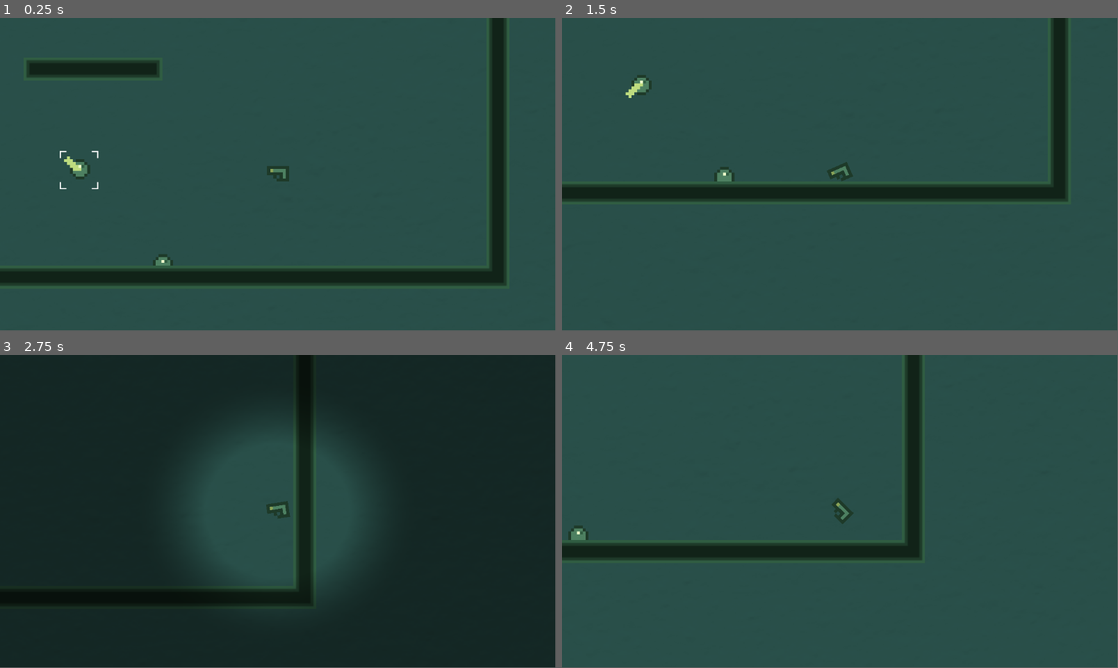
Above: before the commit, frames 1-4 (two rows, left to right).
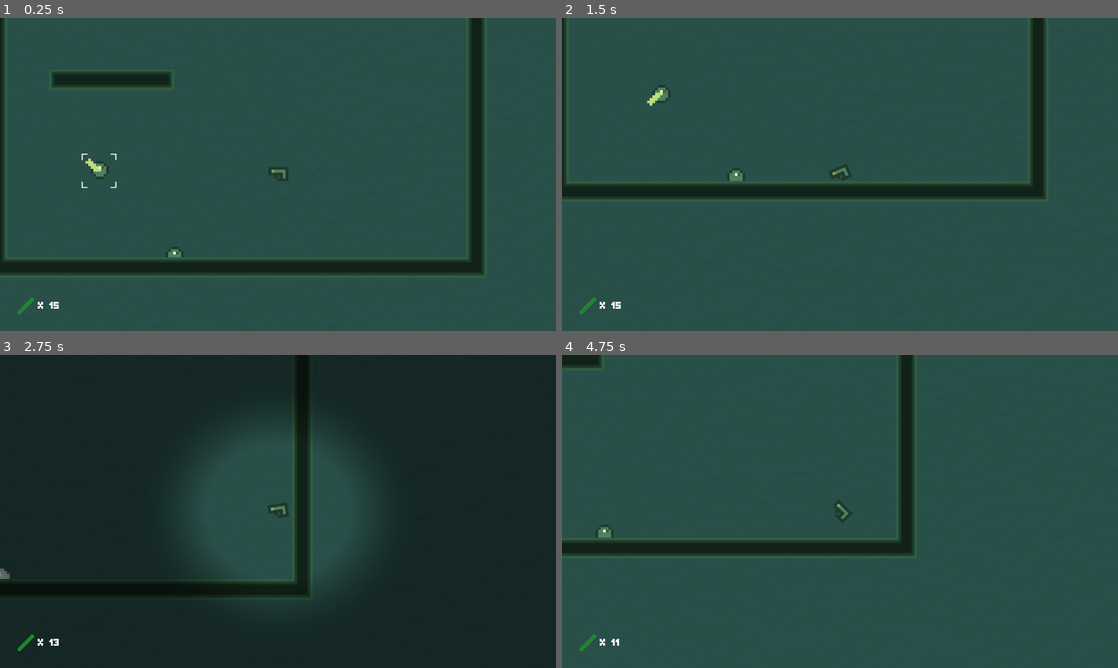
Above: after the commit, the same moments.

Repository: 20akshay00/GMTK2023
Game: Godot game, scene res://level.tscn
Same seed, same stepped clock (60 frames per second), same inputs: the game is played once before the commit and once after it.
Inputs:
- Up to frame 1 (0.25 s): no input
- Up to frame 2 (1.5 s): hold A (rotate_ccw) 0.53-1.28 s; tap W (hop) at 0.77 s; tap D (rotate_cw) at 0.8, 1.35 s
- Up to frame 3 (2.75 s): tap W (hop) at 1.52 s; tap S (shoot) at 1.55, 2.1 s; hold A (rotate_ccw) from 2.03 s (still down)
- Up to frame 4 (4.75 s): release A (rotate_ccw) at 2.78 s; tap A (rotate_ccw) at 2.85, 4.55 s; tap W (hop) at 3.02, 3.77, 4.52 s; tap D (rotate_cw) at 3.05 s; hold D (rotate_cw) 3.53-4.28 s; tap S (shoot) at 3.8, 4.35 s
The window is 799x449 before the commit and 800x450 after it. Grey fills any space a smaller window leaves; there, only what the larger window draws over its background counts as a difference.

The runs differ from the first frame. In frame 1, 13% of the frame differs, in the area x 0-92%, y 0-95%; in frame 2, 5.0%; in frame 3, 2.3%; in frame 4, 3.8%.

Commit message:
add ammo counter

Diff:
--- /dev/null
+++ b/Fonts/new_font_variation.tres
@@ -0,0 +1,6 @@
+[gd_resource type="FontVariation" load_steps=2 format=3 uid="uid://ctir420t3fcuc"]
+
+[ext_resource type="FontFile" uid="uid://c3rrj8p3uj5dw" path="res://Fonts/L3B.T3.ttf" id="1_qxed8"]
+
+[resource]
+base_font = ExtResource("1_qxed8")
--- /dev/null
+++ b/Globals/globals.gd
@@ -0,0 +1,3 @@
+extends Node
+
+var ammo : int = 15
--- /dev/null
+++ b/SlowMoCanvas.gd
@@ -0,0 +1,16 @@
+extends CanvasLayer
+
+@onready var slowmofilter = $SlowMoFilter
+
+# Called when the node enters the scene tree for the first time.
+func _ready() -> void:
+	slowmofilter.material.set_shader_parameter("fade", 1.)
+	pass
+
+# Called every frame. 'delta' is the elapsed time since the previous frame.
+func _process(_delta: float) -> void:
+	pass
+
+func slowmo_effect(duration : float, val : float) -> void:
+	var tween = get_tree().create_tween()
+	tween.tween_property(slowmofilter, "material:shader_parameter/fade", val, duration)
--- a/UI.gd
+++ b/UI.gd
@@ -1,16 +1,9 @@
 extends CanvasLayer
 
-@onready var slowmofilter = $SlowMoFilter
+@onready var laser_label = $LaserCounter/VBoxContainer/Label
+# Called when the node enters the scene tree for the first time.
+func update_laser_text() -> void:
+	laser_label.text = str("x ", Globals.ammo)
 
-# Called when the node enters the scene tree for the first time.
-func _ready() -> void:
-	slowmofilter.material.set_shader_parameter("fade", 1.)
-	pass
-
-# Called every frame. 'delta' is the elapsed time since the previous frame.
-func _process(_delta: float) -> void:
-	pass
-
-func slowmo_effect(duration : float, val : float) -> void:
-	var tween = get_tree().create_tween()
-	tween.tween_property(slowmofilter, "material:shader_parameter/fade", val, duration)
+func _on_gun_ammo_changed() -> void:
+	update_laser_text()
--- a/crawling_enemy.tscn
+++ b/crawling_enemy.tscn
@@ -10,7 +10,7 @@
 
 [sub_resource type="ShaderMaterial" id="ShaderMaterial_w1xc0"]
 shader = ExtResource("2_34pe6")
-shader_parameter/mix_value = null
+shader_parameter/mix_value = 0.0
 
 [sub_resource type="AtlasTexture" id="AtlasTexture_hi7t3"]
 atlas = ExtResource("2_8oyvp")
--- a/enemy.tscn
+++ b/enemy.tscn
@@ -6,7 +6,7 @@
 
 [sub_resource type="ShaderMaterial" id="ShaderMaterial_4656f"]
 shader = ExtResource("1_71sqr")
-shader_parameter/mix_value = null
+shader_parameter/mix_value = 0.0
 
 [sub_resource type="ShaderMaterial" id="ShaderMaterial_xfb58"]
 shader = ExtResource("1_71sqr")
--- a/gun.gd
+++ b/gun.gd
@@ -1,4 +1,6 @@
 extends RigidBody2D
+
+signal ammo_changed
 
 @export var recoil_strength : float = 1000.
 @export var rotation_strength_low : float = 100.
@@ -8,8 +10,6 @@
 
 @export var audio_speed_high : float = 1.
 @export var audio_speed_low : float = 0.8
-
-@export var ammo : int = 15
 
 @onready var bullet = $Bullet
 
@@ -23,10 +23,11 @@
 
 # Called every frame. 'delta' is the elapsed time since the previous frame.
 func _process(_delta: float) -> void:
-	if Input.is_action_just_pressed("shoot") and can_shoot and ammo > 0:
+	if Input.is_action_just_pressed("shoot") and can_shoot and Globals.ammo > 0:
 		apply_central_impulse(Vector2(cos(rotation), sin(rotation)) * recoil_strength)
 		bullet.shoot()
-		ammo -= 1
+		Globals.ammo -= 1
+		ammo_changed.emit()
 		can_shoot = false
 		$ShootTimer.start()
 		$ShootSFX.play()
@@ -45,13 +46,13 @@
 	if (Input.is_action_just_pressed("rotate_ccw") or Input.is_action_just_pressed("rotate_cw")) and not is_touching:
 		Engine.time_scale = 0.2
 		rotation_strength = rotation_strength_low
-		$Camera2D/UI.slowmo_effect(0.15, 0.5)
+		$Camera2D/SlowMoCanvas.slowmo_effect(0.15, 0.5)
 		AudioServer.playback_speed_scale = audio_speed_low
 
 	elif Input.is_action_just_released("rotate_ccw") or Input.is_action_just_released("rotate_cw"):
 		Engine.time_scale = 1.0
 		rotation_strength = rotation_strength_high
-		$Camera2D/UI.slowmo_effect(0.3, 1.)
+		$Camera2D/SlowMoCanvas.slowmo_effect(0.3, 1.)
 		AudioServer.playback_speed_scale = audio_speed_high
 
 func _on_body_entered(body: Node) -> void:
--- a/level.gd
+++ b/level.gd
@@ -1,6 +1,4 @@
 extends Node2D
-
-@onready var label = $Label
 
 # Called when the node enters the scene tree for the first time.
 func _ready() -> void:
--- a/level.tscn
+++ b/level.tscn
@@ -1,14 +1,16 @@
-[gd_scene load_steps=13 format=3 uid="uid://dg0n1c2tpuvms"]
+[gd_scene load_steps=15 format=3 uid="uid://c0oeekfje51vb"]
 
 [ext_resource type="PackedScene" uid="uid://ccgt7cs60865p" path="res://gun.tscn" id="1_sgjly"]
 [ext_resource type="Script" path="res://level.gd" id="1_sv2tl"]
 [ext_resource type="Texture2D" uid="uid://c4272ejrgdxi" path="res://Art/bg.jpg" id="2_d88qy"]
-[ext_resource type="Script" path="res://UI.gd" id="3_dv07e"]
 [ext_resource type="Shader" path="res://slowmo.gdshader" id="3_wes4q"]
+[ext_resource type="Script" path="res://SlowMoCanvas.gd" id="4_ky6pg"]
 [ext_resource type="PackedScene" uid="uid://cenvnrt1p4eco" path="res://flying_enemy.tscn" id="6_x8tpr"]
 [ext_resource type="Texture2D" uid="uid://cr67pbagmjvei" path="res://Art/walls_light.png" id="7_8vn1y"]
 [ext_resource type="PackedScene" uid="uid://bspic37rnvsif" path="res://crawling_enemy.tscn" id="7_y6jxb"]
 [ext_resource type="AudioStream" uid="uid://di12qpxu8thhx" path="res://Sounds/idle_theme.wav" id="8_bl6mx"]
+[ext_resource type="Script" path="res://UI.gd" id="10_8yhhq"]
+[ext_resource type="Texture2D" uid="uid://bvda5t32skqh2" path="res://Art/laser.png" id="10_60igf"]
 
 [sub_resource type="ShaderMaterial" id="ShaderMaterial_med6d"]
 shader = ExtResource("3_wes4q")
@@ -233,10 +235,10 @@
 [node name="Camera2D" type="Camera2D" parent="Gun"]
 metadata/_edit_group_ = true
 
-[node name="UI" type="CanvasLayer" parent="Gun/Camera2D"]
-script = ExtResource("3_dv07e")
-
-[node name="SlowMoFilter" type="ColorRect" parent="Gun/Camera2D/UI"]
+[node name="SlowMoCanvas" type="CanvasLayer" parent="Gun/Camera2D"]
+script = ExtResource("4_ky6pg")
+
+[node name="SlowMoFilter" type="ColorRect" parent="Gun/Camera2D/SlowMoCanvas"]
 material = SubResource("ShaderMaterial_med6d")
 anchors_preset = 15
 anchor_right = 1.0
@@ -261,3 +263,38 @@
 
 [node name="BackgroundMusic" type="AudioStreamPlayer2D" parent="."]
 stream = ExtResource("8_bl6mx")
+
+[node name="UI" type="CanvasLayer" parent="."]
+script = ExtResource("10_8yhhq")
+
+[node name="LaserCounter" type="Control" parent="UI"]
+layout_mode = 3
+anchor_left = 0.03
+anchor_top = 0.888
+anchor_right = 0.095
+anchor_bottom = 0.95
+offset_top = 0.175903
+offset_right = -0.320015
+grow_vertical = 0
+
+[node name="VBoxContainer" type="HBoxContainer" parent="UI/LaserCounter"]
+layout_mode = 1
+anchors_preset = -1
+anchor_right = 0.912
+anchor_bottom = 1.0
+offset_right = -27.9987
+
+[node name="TextureRect" type="TextureRect" parent="UI/LaserCounter/VBoxContainer"]
+layout_mode = 2
+texture = ExtResource("10_60igf")
+expand_mode = 2
+
+[node name="Label" type="Label" parent="UI/LaserCounter/VBoxContainer"]
+texture_filter = 1
+layout_mode = 2
+text = "x 15
+"
+horizontal_alignment = 1
+vertical_alignment = 2
+
+[connection signal="ammo_changed" from="Gun" to="UI" method="_on_gun_ammo_changed"]
--- a/project.godot
+++ b/project.godot
@@ -15,12 +15,25 @@
 config/features=PackedStringArray("4.0", "Mobile")
 config/icon="res://icon.svg"
 
+[autoload]
+
+Globals="*res://Globals/globals.gd"
+
+[display]
+
+window/size/viewport_width=1280
+window/size/viewport_height=720
+window/size/resizable=false
+
+[gui]
+
+theme/custom_font="res://Fonts/new_font_variation.tres"
+
 [input]
 
 shoot={
 "deadzone": 0.5,
 "events": [null, Object(InputEventKey,"resource_local_to_scene":false,"resource_name":"","device":-1,"window_id":0,"alt …(185 unchanged characters)…
-, Object(InputEventMouseButton,"resource_local_to_scene":false,"resource_name":"","device":-1,"window_id":0,"alt_pressed":false,"shift_pressed":false,"ctrl_pressed":false,"meta_pressed":false,"button_mask":0,"position":Vector2(0, 0),"global_position":Vector2(0, 0),"factor":1.0,"button_index":1,"pressed":false,"double_click":false,"script":null)
 ]
 }
 rotate_cw={
@@ -36,7 +49,6 @@
 hop={
 "deadzone": 0.5,
 "events": [Object(InputEventKey,"resource_local_to_scene":false,"resource_name":"","device":0,"window_id":0,"alt_pressed":false,"shift_pressed":false,"ctrl_pressed":false,"meta_pressed":false,"pressed":false,"keycode":0,"physical_keycode":87,"key_label":0,"unicode":0,"echo":false,"script":null)
-, Object(InputEventMouseButton,"resource_local_to_scene":false,"resource_name":"","device":-1,"window_id":0,"alt_pressed":false,"shift_pressed":false,"ctrl_pressed":false,"meta_pressed":false,"button_mask":0,"position":Vector2(0, 0),"global_position":Vector2(0, 0),"factor":1.0,"button_index":2,"pressed":false,"double_click":false,"script":null)
 ]
 }
 
Binary file added: Art/laser.png
Not shown, added: Art/laser.png.import
